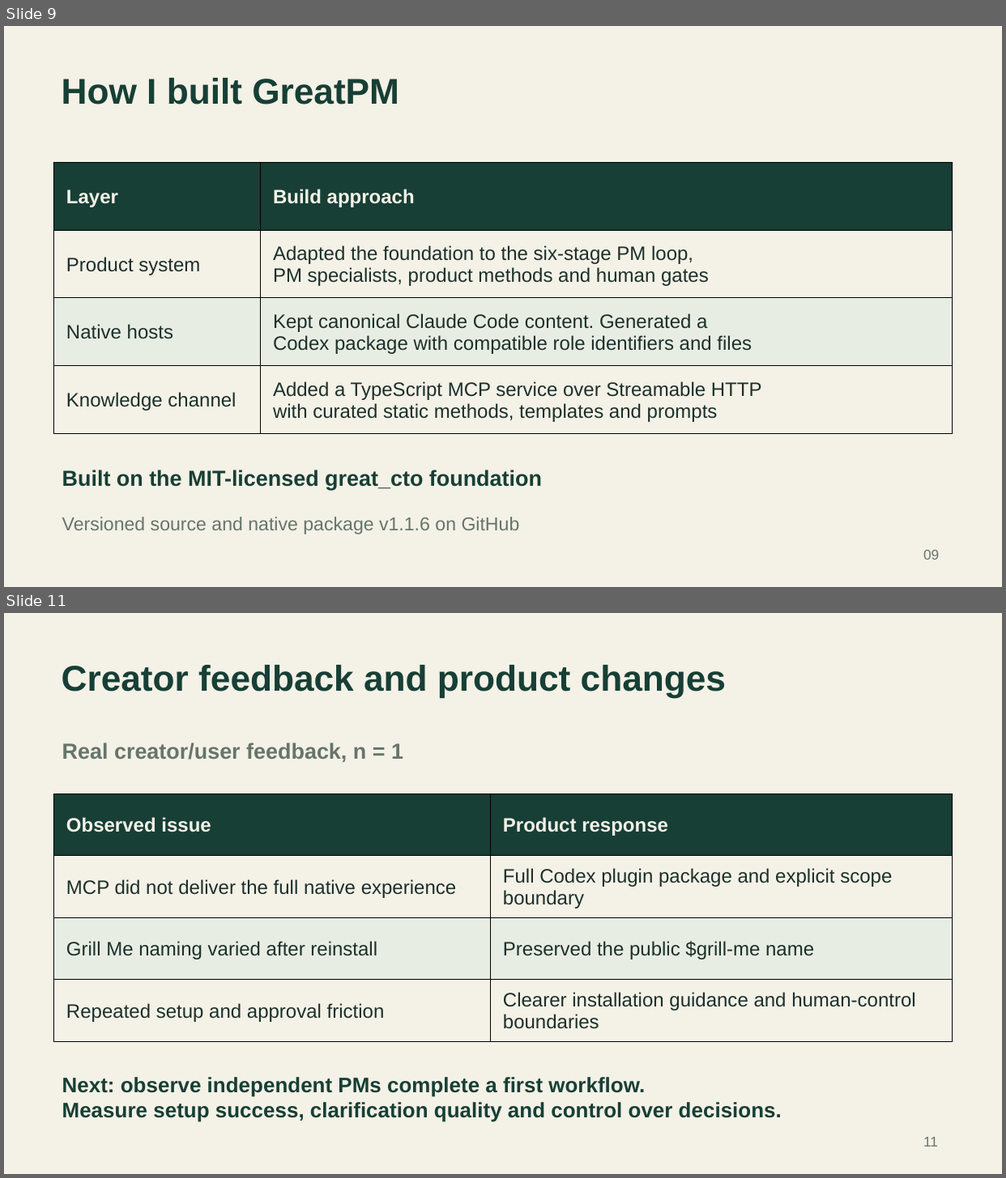
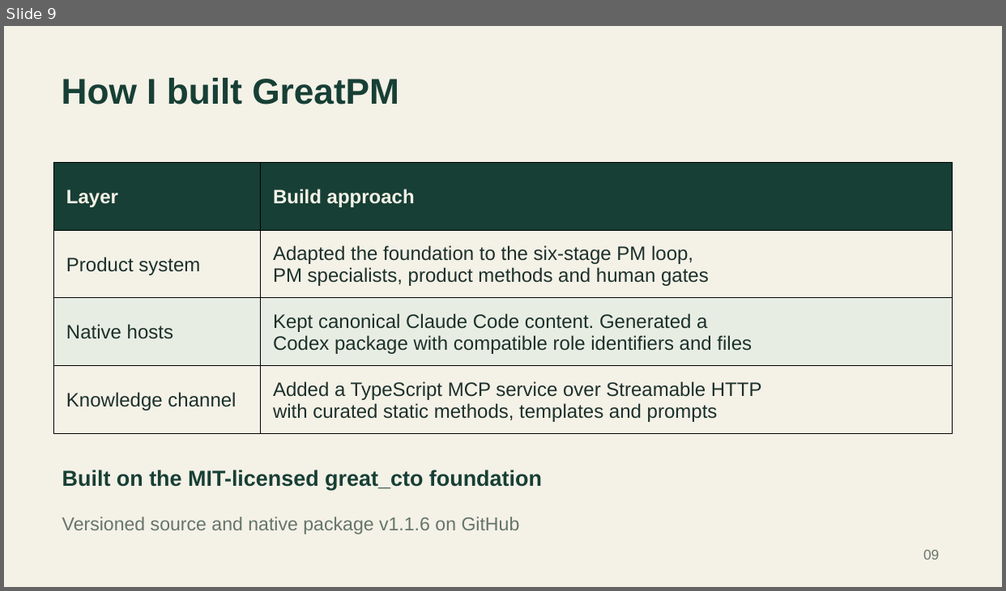
Before and after one commit to VandanaAjayDubey111/great-pm, a slide deck: docs/submission/Assignment 4 - Vandana Ajay Dubey C51.pptx. Shown one above the other, each under a label of ours: slides 9 and 11 before the commit, slide 9 after it; the slides between them are not shown. The pictures are 1006x1178 and 1006x591 pixels, drawn with LibreOffice and Linux fonts; fonts in the diff are those of the drawing. Boxes give left, top, right and bottom in pixels: in the first picture for what was removed or moved away, otherwise in the second. Text is boxed around its words. In the diff, an @@ line names an element or a change of style, - is before the commit and + after.

```diff
--- a/docs/submission/Assignment 4 - Vandana Ajay Dubey C51.pptx
+++ b/docs/submission/Assignment 4 - Vandana Ajay Dubey C51.pptx
@@ slide 11 removed at <box>4,613,1002,1174</box>, background #F4F1E7 @@
@@ text removed at <box>62,665,726,698</box> @@
-Creator feedback and product changes
@@ text removed at <box>62,743,403,762</box> @@
-Real creator/user feedback, n = 1
@@ table removed at <box>54,794,953,1042</box>, 4 rows, 2 columns @@
-Observed issue | Product response
-MCP did not deliver the full native experience | Full Codex plugin package and explicit scope boundary
-Grill Me naming varied after reinstall | Preserved the public $grill-me name
-Repeated setup and approval friction | Clearer installation guidance and human-control boundaries
@@ text removed at <box>62,1077,782,1122</box> @@
-Next: observe independent PMs complete a first workflow.
-Measure setup success, clarification quality and control over decisions.
@@ text removed at <box>923,1137,938,1147</box> @@
-11
```
Also in this commit, not shown: 1 slide changed, 2 other slides removed, 2 other files.
